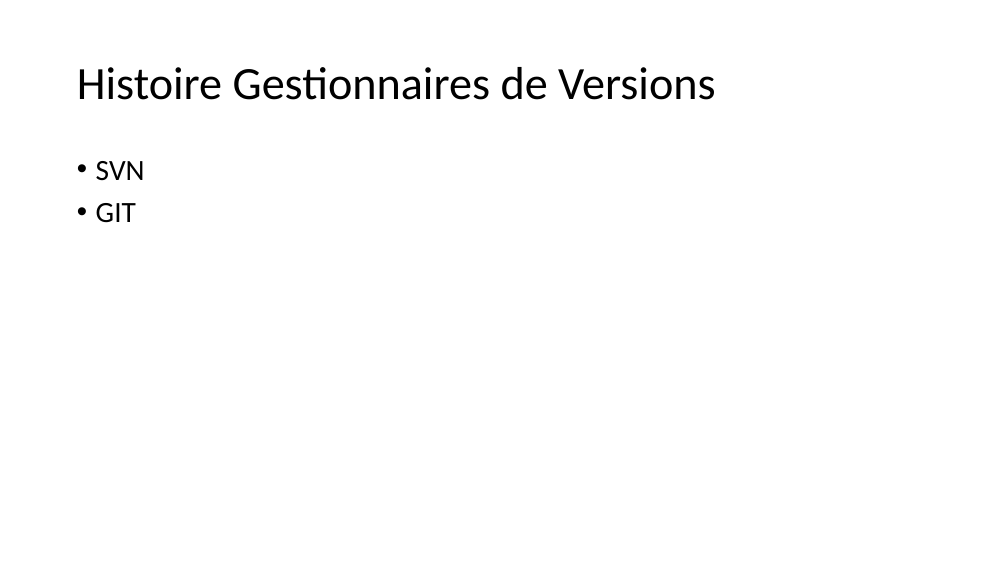
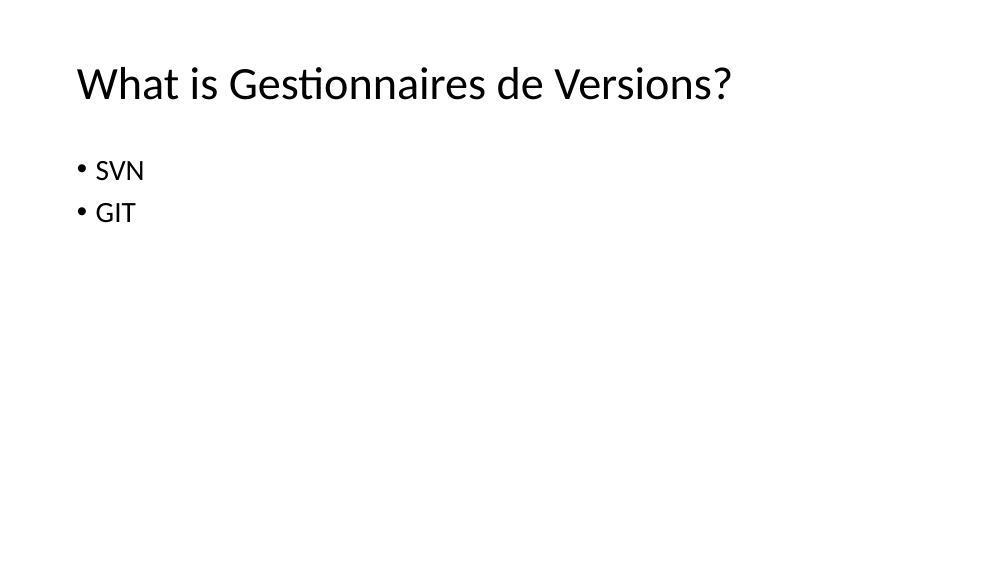
Before and after one commit to PolyCortex/Tuto-Git, a slide deck: slide 3 of Git Tutorial.pptx. Drawn at 1008x567 pixels with LibreOffice and Linux fonts; fonts in the diff are those of the drawing. Boxes give left, top, right and bottom in pixels: in the first picture for what was removed or moved away, otherwise in the second. Text is boxed around its words. In the diff, an @@ line names an element or a change of style, - is before the commit and + after.

```diff
--- a/Git Tutorial.pptx
+++ b/Git Tutorial.pptx
@@ title at <box>77,67,733,100</box>: text changed @@
-Histoire Gestionnaires de Versions
+What is Gestionnaires de Versions?
```
Also in this commit, not shown: 6 other slides changed.
